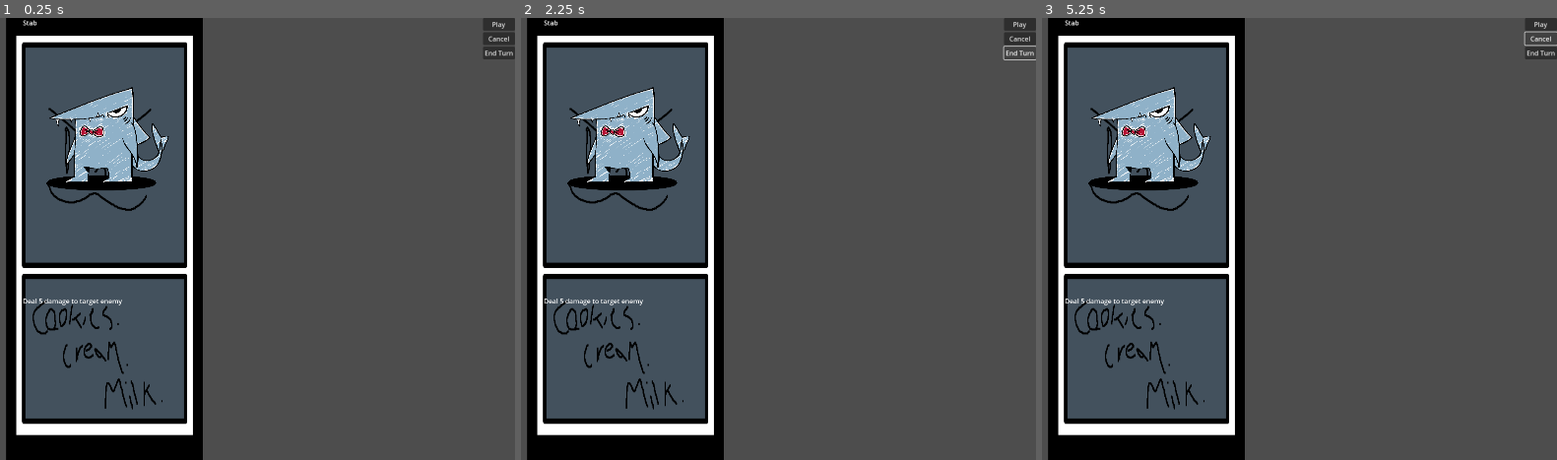
Above: before the commit, frames 1-3 (left to right).
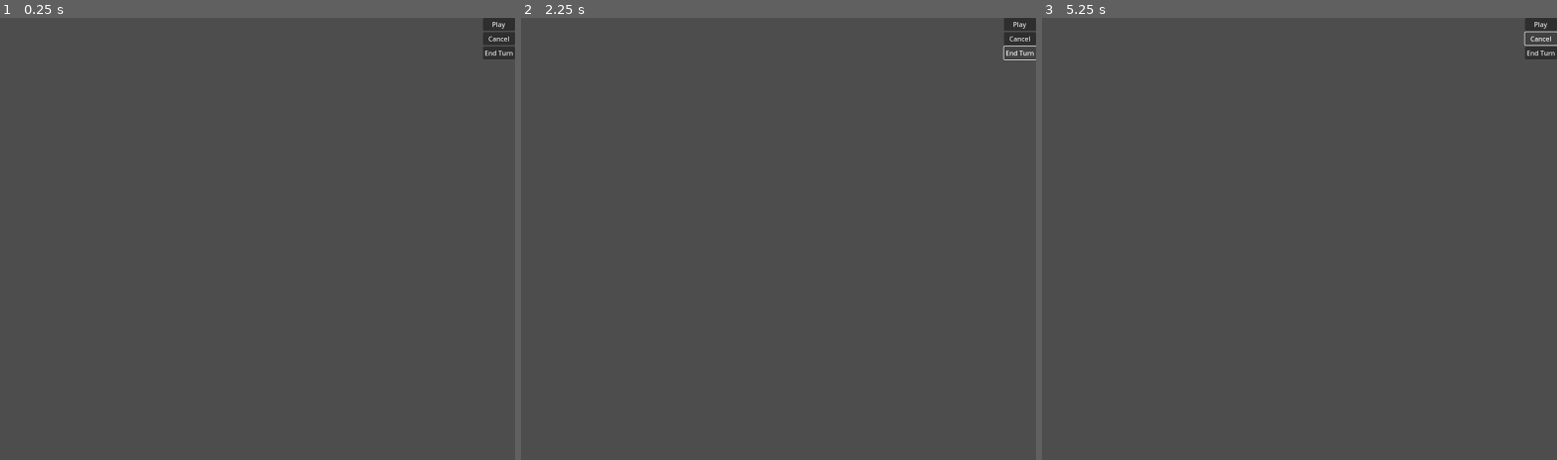
Above: after the commit, the same moments.

Repository: nonagaga/MJ193
Game: Godot game, scene res://UI/ui_debug.tscn
Same seed, same stepped clock (60 frames per second), same inputs: the game is played once before the commit and once after it. This scene is started directly instead of the project's main scene. The engine's default icon, where the game draws it, is replaced by a stand-in: a white triangle on a blue panel in a dark square. Sound files missing from this copy of the repository are replaced by a short silence.
Inputs:
- Up to frame 1 (0.25 s): no input
- Up to frame 2 (2.25 s): click "Play" at 0.5 s; click "Play" at 1.25 s; click "End Turn" at 2 s
- Up to frame 3 (5.25 s): click "End Turn" at 2.75 s; click "Play" at 3.5 s; click "End Turn" at 4.25 s; click "Cancel" at 5 s

The runs differ from the first frame. In frame 1, 18% of the frame differs, in the area x 1-40%, y 0-100%; in frame 2, 18%; in frame 3, 18%.
Error before the commit: Cannot call method 'get_children' on a null value. (res://GameManager.gd:16)
Error after the commit: Parse Error: Preload file "res://UI/ Element/.tscn" does not exist. (res://UI/game_ui.gd:4)

Commit message:
integration with game system

Diff:
--- a/Actions/Action Classes/AddCardToDeckActionClass.gd
+++ b/Actions/Action Classes/AddCardToDeckActionClass.gd
@@ -1,6 +1,6 @@
 extends Action
 class_name AddCardToDeck
-@export var cardToAdd:Card
+@export var cardToAdd:CardDataClass
 
 func resolve(targets:Array[Enemy]):
 	Globals.deck.append(cardToAdd)
--- a/Classes/ActionsClass.gd
+++ b/Classes/ActionsClass.gd
@@ -4,7 +4,7 @@
 @export var doesTarget:bool
 @export var text:String
 var actualText:String
-var card:Card
+var card:CardDataClass
 #function that is called when an action resolves
 func resolve(targets:Array[Enemy]):
 	print(get_class())
--- a/Classes/CardClass.gd
+++ b/Classes/CardClass.gd
@@ -1,5 +1,5 @@
 extends Resource
-class_name Card
+class_name CardDataClass
 @export var title:String
 @export var texture:Texture2D
 #how expensive is this to buy from the shop
@@ -21,6 +21,8 @@
 @export var playTags:Array[Tag]
 @export var discardTags:Array[Tag]
 @export_group("")
+signal select_targets(maxTar:int,card:CardDataClass)
+var selectingTargets:bool = false
 
 var text:String
 #array of enemies the card is targetting
@@ -64,7 +66,7 @@
 	await tag.resolve()
 	appliedTags.append(tag)
 
-#updates Card Text
+#updates  Text
 func compileCardText():
 	for i in drawActions:
 		i.updateText()
@@ -75,3 +77,37 @@
 	for i in discardActions:
 		i.updateText()
 		text += i.actualText
+
+func playCard():
+	playEffect()
+	Globals.discard.append(self)
+	Globals.hand.erase(self)
+
+	Globals.gameManager.check_room_cleared()
+
+func canPlayCard() -> Error:
+	#check if the card has play actions to actually play
+	if !playActions.is_empty():
+		#check if the card requires you to discard cards before playing it
+		if discardCost != 0:
+			#check if you have enough cards to discard to play the card
+			if Globals.hand.size() >= discardCost:
+				#discard the cards
+				for i in range(discardCost):
+					Globals.gameManager.discard()
+			else:
+				#add can't play card function here
+				return FAILED
+
+	return OK
+
+func selectCard():
+	if canPlayCard():
+		doesCardTarget()
+
+func doesCardTarget():
+	if !targetAll && maxTargets >0:
+		#tell the UI to select targets for this card
+		select_targets.emit(maxTargets,self)
+	else:
+		playCard()
--- a/GameManager.gd
+++ b/GameManager.gd
@@ -1,6 +1,6 @@
 extends Node
 
-signal card_drawn(card:Card)
+signal card_drawn(card:CardDataClass)
 enum GAME_STATE {WIN, LOSE, PLAYING}
 var game_state : GAME_STATE = GAME_STATE.PLAYING
 var enemy_list : Array[Enemy]
@@ -52,7 +52,7 @@
 		return card
 
 func discard():
-	var card:Card
+	var card:CardDataClass
 	Globals.discard.append(card)
 	Globals.hand.erase(card)
 	card.discardEffect()
@@ -67,26 +67,6 @@
 func destroyCard(card):
 	card.die()
 
-func playCard(card:Card) -> Error:
-	#check if the card requires you to discard cards before playing it
-	if card.discardCost != 0:
-		#check if you have enough cards to discard to play the card
-		if Globals.hand.size() >= card.discardCost:
-			#discard the cards
-			for i in range(card.discardCost):
-				discard()
-		else:
-			#add can't play card function here
-			return FAILED
-
-	#actually play the card here
-	card.playEffect()
-	Globals.discard.append(card)
-	Globals.hand.erase(card)
-
-	check_room_cleared()
-	return OK
-
 func check_room_cleared():
 	if enemy_list.size() == 0:
 		game_state = GAME_STATE.WIN
--- a/UI/Card Element/card.gd
+++ b/UI/Card Element/card.gd
@@ -1,7 +1,7 @@
 extends Control
 class_name CardElem
 
-@export var card_res:Card
+@export var card_res:CardDataClass
 
 @export var art:TextureRect
 @export var title:RichTextLabel
--- a/UI/game_ui.gd
+++ b/UI/game_ui.gd
@@ -1,7 +1,7 @@
 extends Control
 
 var cur_card_selected:CardElem = null
-var card_packed:PackedScene = preload("res://UI/Card Element/Card.tscn")
+var card_packed:PackedScene = preload("res://UI/ Element/.tscn")
 
 @export var hand : HBoxContainer
 
@@ -11,12 +11,12 @@
 
 	on_card_drawn(load("res://Cards/StabCard.tres"))
 
-func on_card_drawn(card:Card):
+func on_card_drawn(card:CardDataClass):
 	if card == null:
 		return
 	create_card(card).reparent(hand,false)
 
-func create_card(card:Card)->CardElem:
+func create_card(card:CardDataClass)->CardElem:
 	var new_card_instance:CardElem = card_packed.instantiate()
 	new_card_instance.card_res = card
 	$Void.add_child(new_card_instance)
--- a/card.gd
+++ b/card.gd
@@ -1,5 +1,5 @@
 extends Control
-@export var cardRes:Card
+@export var cardRes:CardDataClass
 @onready var card_texture: TextureRect = $CardTexture
 @onready var rich_text_label: RichTextLabel = $RichTextLabel
 
--- a/globals.gd
+++ b/globals.gd
@@ -2,9 +2,9 @@
 @export var maxHP:int
 var hp:int
 @export var maxDeckSize:int = 21
-@export var deck:Array[Card]
+@export var deck:Array[CardDataClass]
 @export var discard:Array
-var hand:Array[Card]
+var hand:Array[CardDataClass]
 var gameManager
 var scene_manager : SceneManager
 
--- a/globals.tscn
+++ b/globals.tscn
@@ -5,3 +5,6 @@
 [node name="Globals" type="Node"]
 script = ExtResource("1_f6yec")
 maxHP = 100
+maxDeckSize = null
+deck = null
+discard = null
